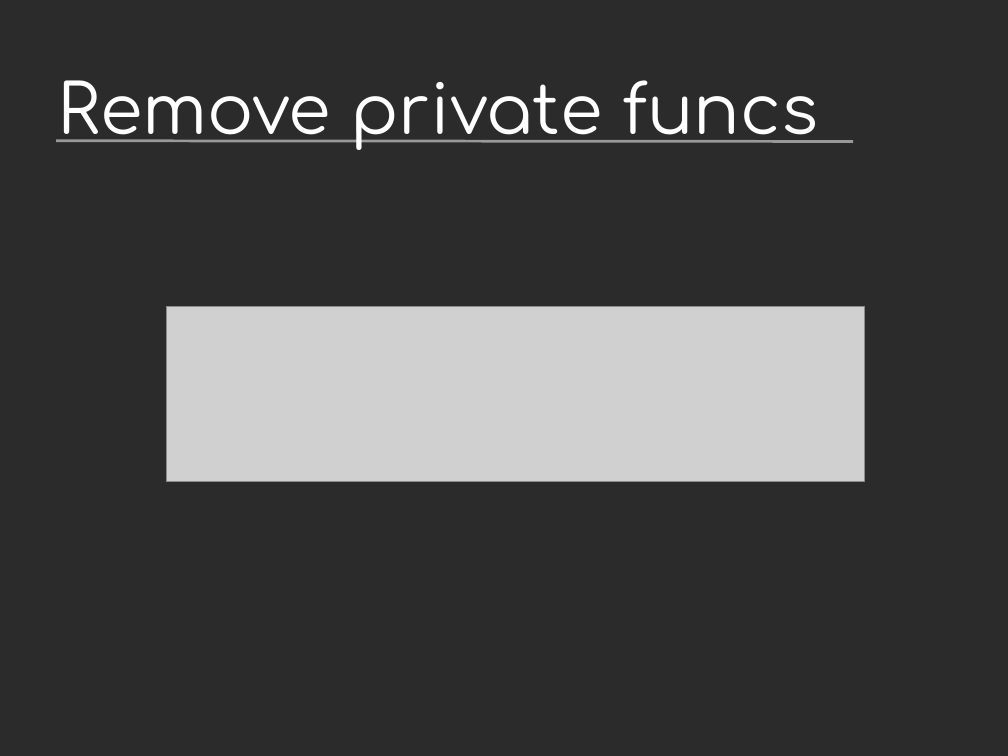
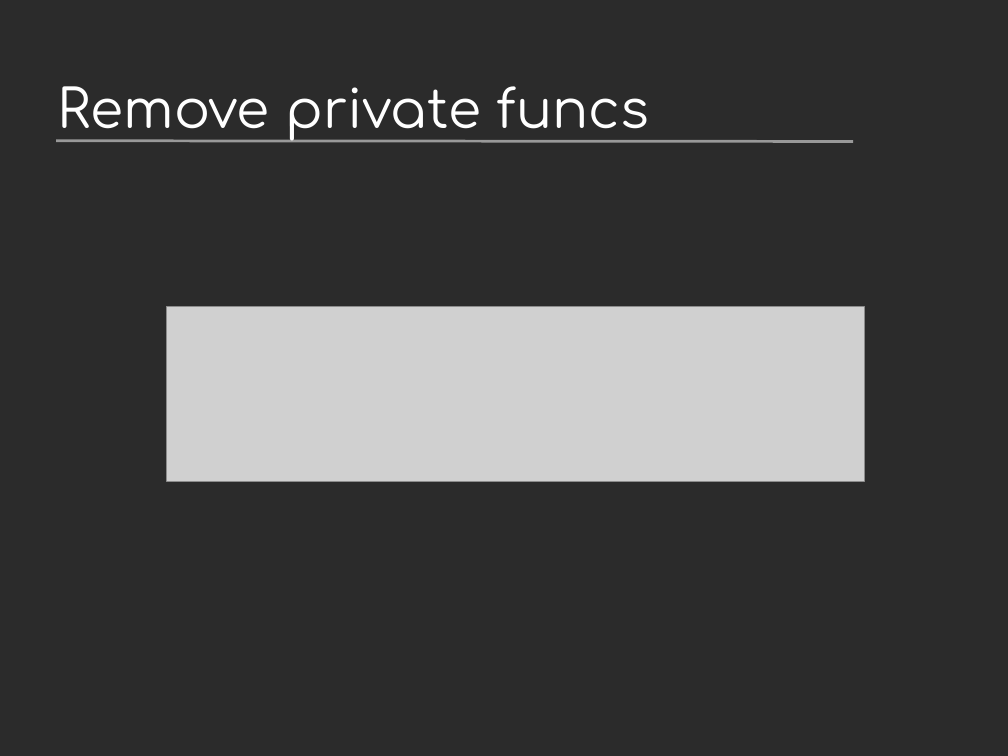
Before and after one commit to vstinner/talks, a slide deck: slide 8 of 2024-PyconUS-LangSummit/c-api.odp (slide 6 before the commit). Drawn at 1008x756 pixels with LibreOffice and Linux fonts; fonts in the diff are those of the drawing; grey boxes stand for pictures; background and template pictures are left out; a plain dark background stands for a picture behind light text. Boxes give left, top, right and bottom in pixels: in the first picture for what was removed or moved away, otherwise in the second. Text is boxed around its words. In the diff, an @@ line names an element or a change of style, - is before the commit and + after.

```diff
--- a/2024-PyconUS-LangSummit/c-api.odp
+++ b/2024-PyconUS-LangSummit/c-api.odp
@@ title "Remove private funcs" at box(58, 86, 649, 141): size 54 to 42 pt @@
```
Also in this commit, not shown: 11 other slides changed, 4 slides added, 1 other file.
